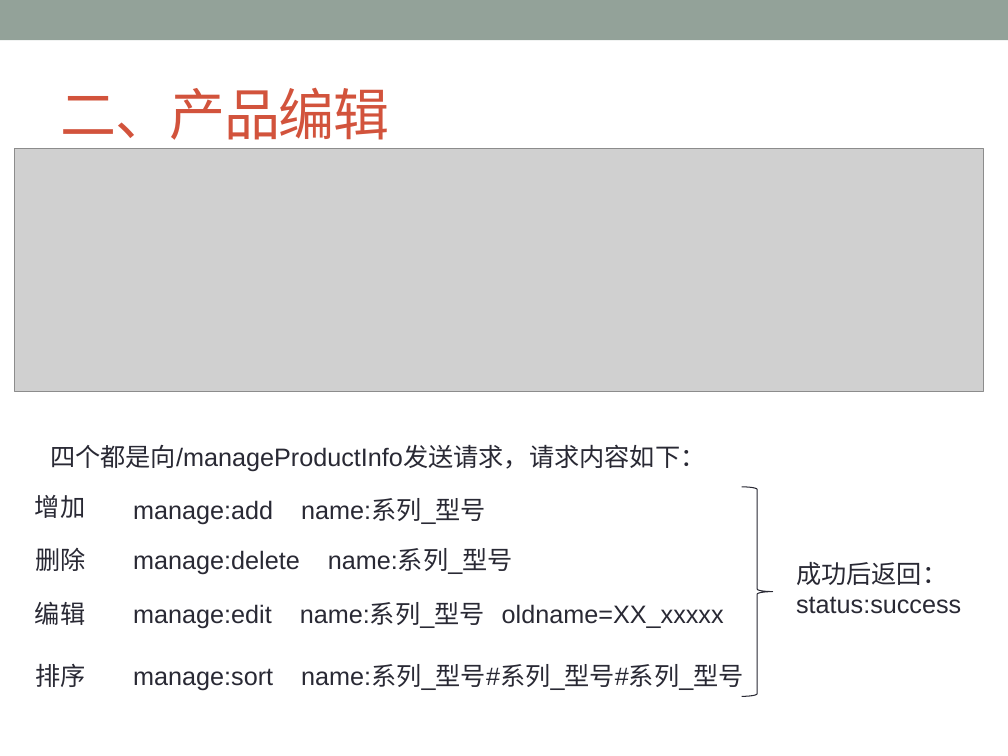
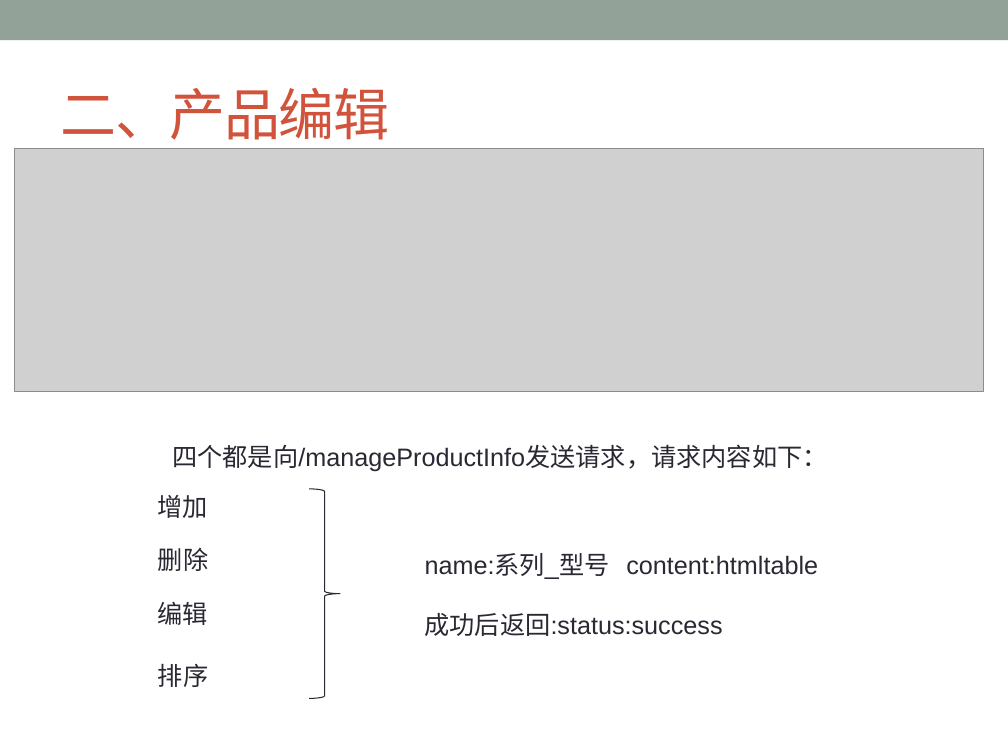
Before and after one commit to ChanSeaThink/LULLGREE, a slide deck: slide 16 of ZSGree前后端逻辑及接口.pptx. Drawn at 1008x756 pixels with LibreOffice and Linux fonts; fonts in the diff are those of the drawing; grey boxes stand for pictures. Boxes give left, top, right and bottom in pixels: in the first picture for what was removed or moved away, otherwise in the second. Text is boxed around its words. In the diff, an @@ line names an element or a change of style, - is before the commit and + after.

Commit message:
产品属性三合一～接口文档和数据库已调整。

```diff
--- a/ZSGree前后端逻辑及接口.pptx
+++ b/ZSGree前后端逻辑及接口.pptx
@@ right brace: place and size @@
-right brace at box(742, 487, 773, 697)
+right brace at box(309, 489, 341, 699)
@@ text removed at box(133, 548, 513, 574) @@
-manage:delete name:系列_型号
@@ text at box(425, 554, 818, 579): text changed @@
-manage:add name:系列_型号
+name:系列_型号 content:htmltable
@@ text removed at box(133, 603, 724, 629) @@
-manage:edit name:系列_型号 oldname=XX_xxxxx
@@ text at box(425, 613, 723, 636): text changed @@
-成功后返回：
-status:success
+成功后返回:status:success
@@ 5 texts: place and size @@
-5 texts at box(35, 444, 705, 687)
+5 texts at box(157, 444, 827, 687)
@@ text removed at box(133, 665, 744, 691) @@
-manage:sort name:系列_型号#系列_型号#系列_型号
```
Also in this commit, not shown: 1 other slide changed, 1 other file.
